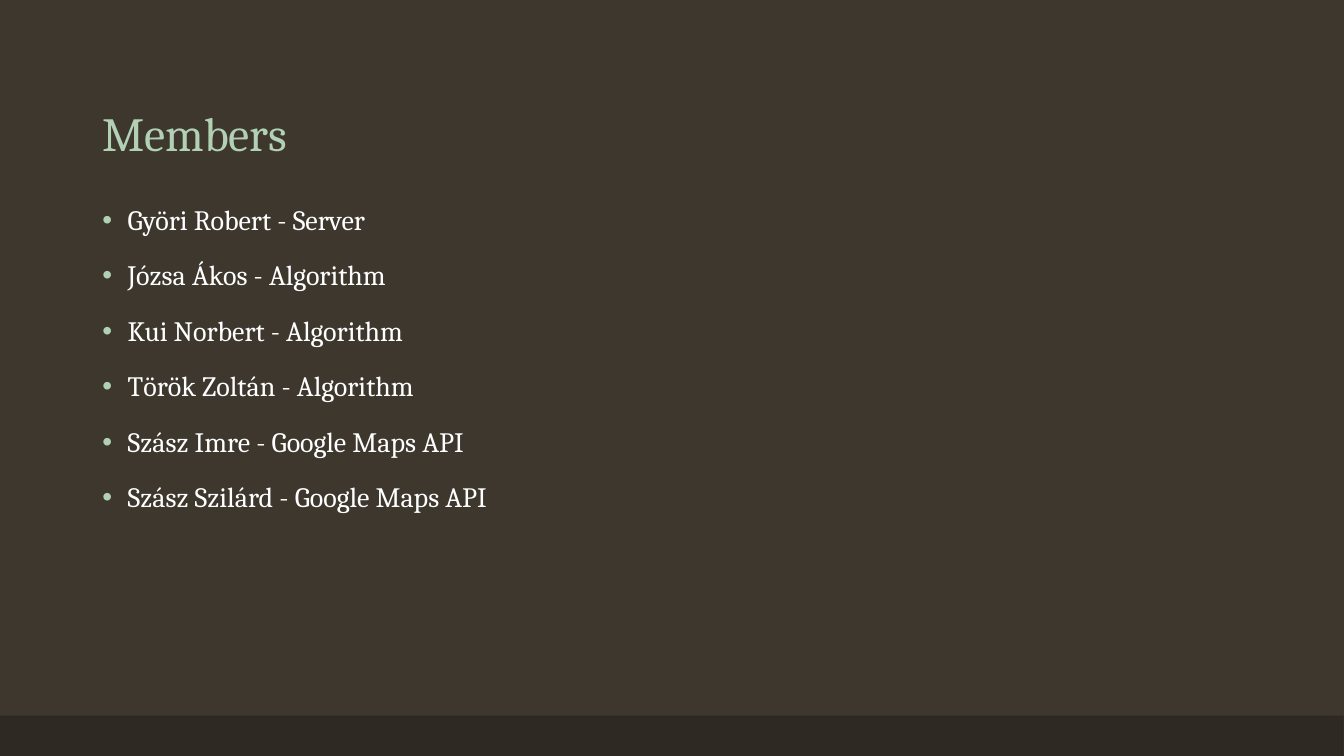
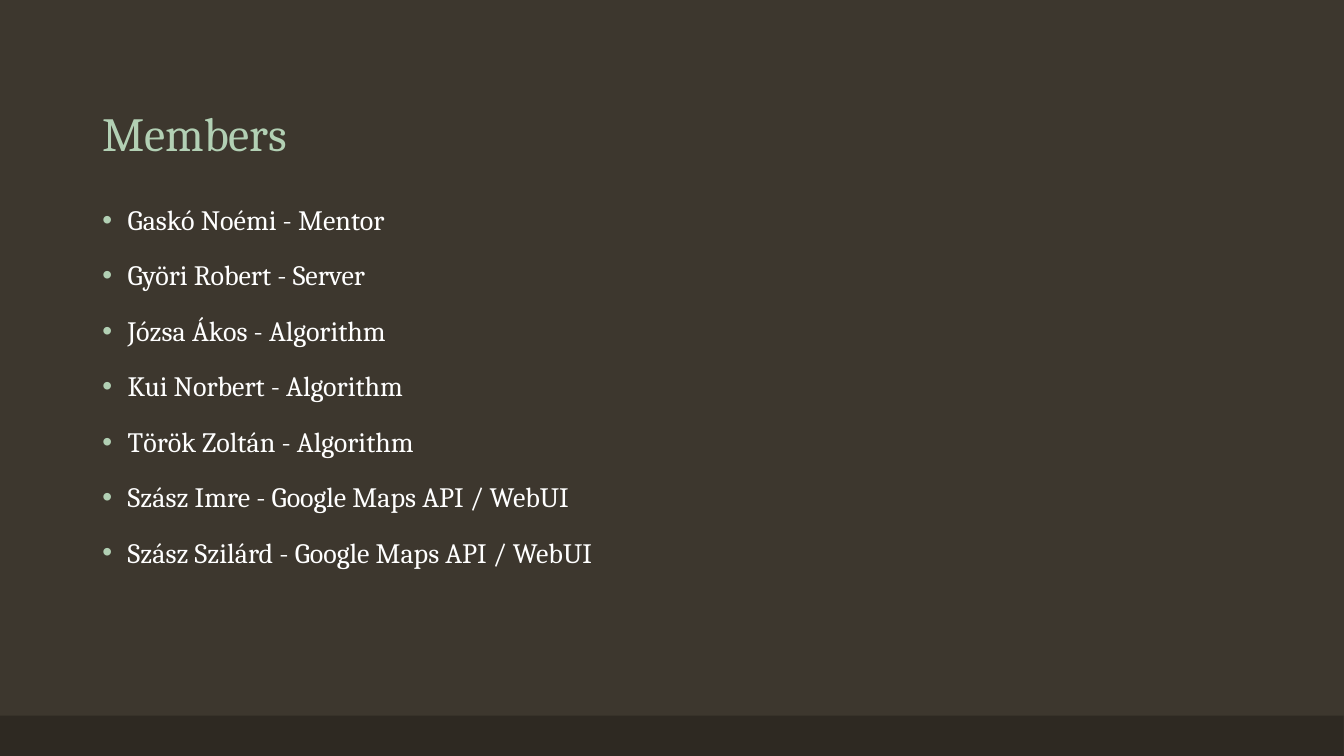
Before and after one commit to planbeee/travellingthiefproblem-ubbse2016, a slide deck: slide 2 of Travelling Thief Problem.pptx. Drawn at 1344x756 pixels with LibreOffice and Linux fonts; fonts in the diff are those of the drawing. Boxes give left, top, right and bottom in pixels: in the first picture for what was removed or moved away, otherwise in the second. Text is boxed around its words. In the diff, an @@ line names an element or a change of style, - is before the commit and + after.

```diff
--- a/Travelling Thief Problem.pptx
+++ b/Travelling Thief Problem.pptx
@@ text at [128, 210, 384, 231]: paragraph added @@
+• Gaskó Noémi - Mentor
@@ text at [128, 487, 592, 569]: text changed @@
-• Szász Imre - Google Maps API
-• Szász Szilárd - Google Maps API
+• Szász Imre - Google Maps API / WebUI
+• Szász Szilárd - Google Maps API / WebUI
```
Also in this commit, not shown: 1 other slide changed, 2 slides added.
